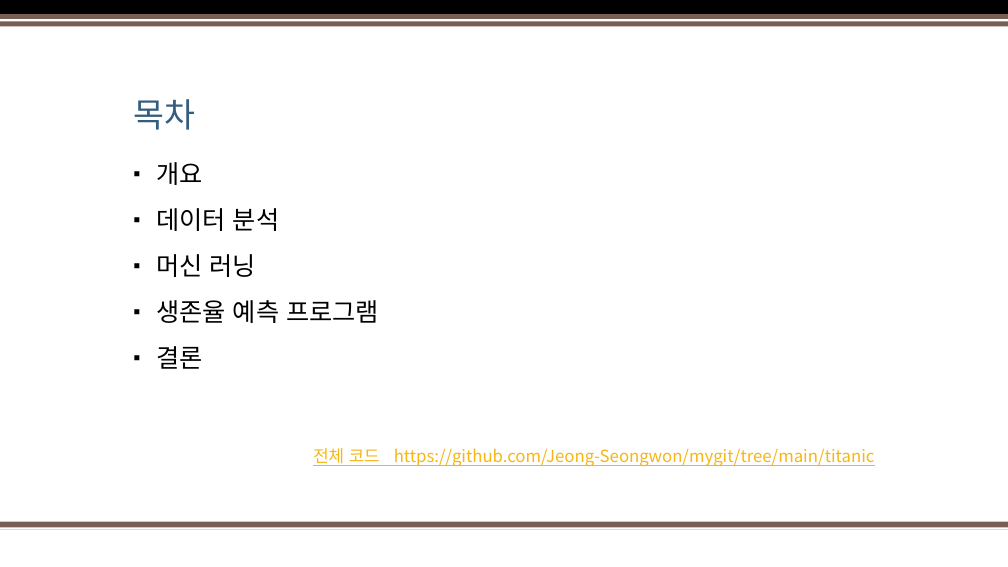
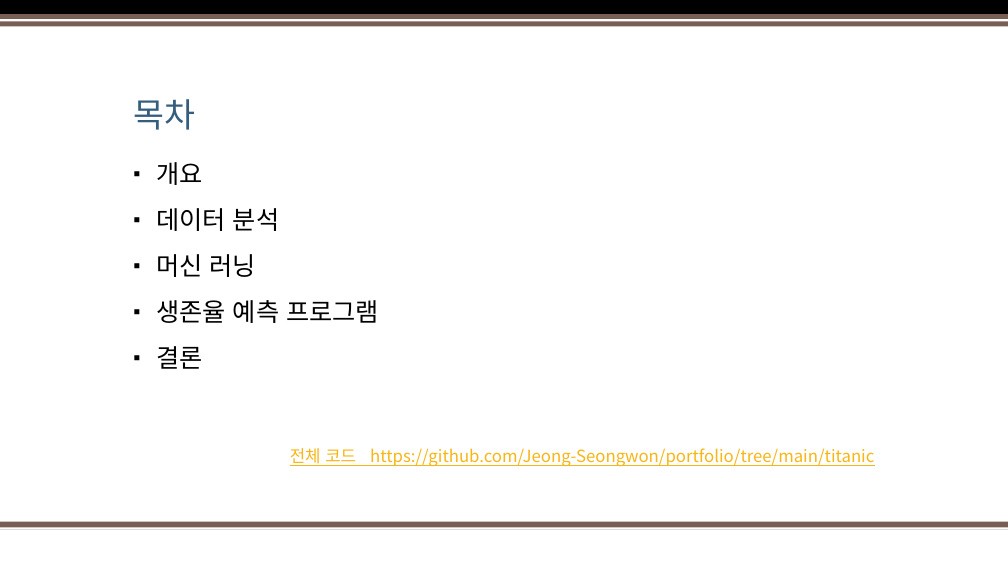
Before and after one commit to Jeong-Seongwon/portfolio, a slide deck: slide 2 of titanic/Portfolio.pptx. Drawn at 1008x567 pixels with LibreOffice and Linux fonts; fonts in the diff are those of the drawing; background and template pictures are left out. Boxes give left, top, right and bottom in pixels: in the first picture for what was removed or moved away, otherwise in the second. Text is boxed around its words. In the diff, an @@ line names an element or a change of style, - is before the commit and + after.

```diff
--- a/titanic/Portfolio.pptx
+++ b/titanic/Portfolio.pptx
@@ text at <box>290,448,874,466</box>: text changed @@
-전체 코드 https://github.com/Jeong-Seongwon/mygit/tree/main/titanic
+전체 코드 https://github.com/Jeong-Seongwon/portfolio/tree/main/titanic
```
